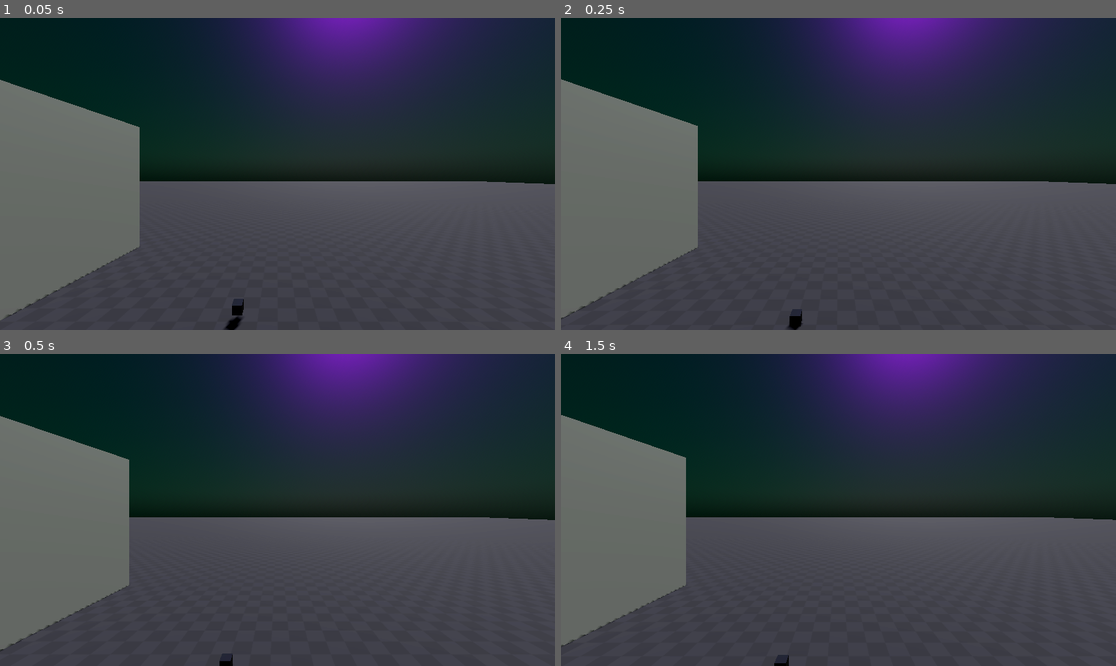
Above: before the commit, frames 1-4 (two rows, left to right).
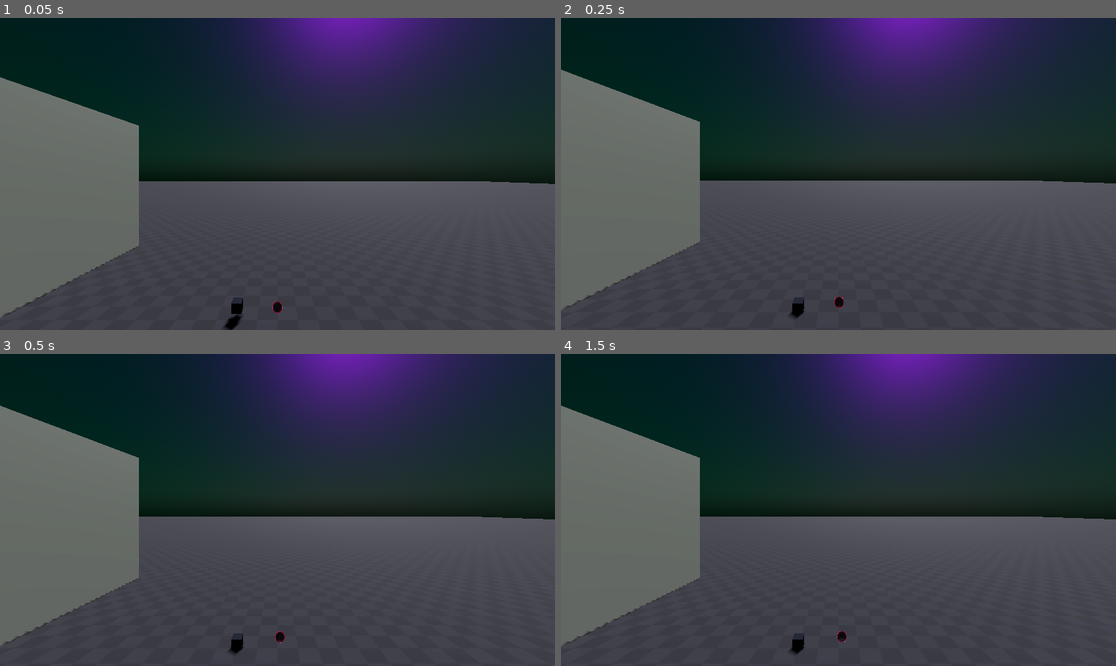
Above: after the commit, the same moments.

Repository: JD-The-65th/cyberbreak
Game: Godot game, scene res://levels/testing_environment.tscn
The game is run twice, just before and just after one commit, with the same random seed, the same clock (stepped at 60 frames per second) and the same inputs.
Inputs (mouse positions are in pixels of both pictures, inside the frame that each line leads up to):
- Up to frame 1 (0.05 s): no input
- Up to frame 2 (0.25 s): no input
- Up to frame 3 (0.5 s): no input
- Up to frame 4 (1.5 s): move the mouse to (960, 494) at 0.52 s; click (960, 494) at 0.67 s; tap Enter at 1.25 s; drag from (727, 525) to (810, 572) at 1.27 s

The runs differ from the first frame. In frame 1, 0.5% of the frame differs, in the area x 0-99%, y 18-100%; in frame 2, 1.6%; in frame 3, 1.9%; in frame 4, 2.0%, in the area x 0-100%, y 16-100%.
Error in both runs: Trying to assign value of type 'PinJoint3D' to a variable of type 'Generic6DOFJoint3D'. (res://components/GrabFunction.gd:4)

Commit message:
Move Joint

Diff:
--- a/levels/testing_environment.tscn
+++ b/levels/testing_environment.tscn
@@ -162,6 +162,7 @@
 shape = SubResource("ConcavePolygonShape3D_lbnb3")
 
 [node name="Joint" parent="." instance=ExtResource("13_1ycmv")]
+transform = Transform3D(1, 0, 0, 0, 1, 0, 0, 0, 1, 0, 0, -2.59452)
 
 [connection signal="body_entered" from="XROrigin3D/RightHand/GrabFunction/Area3D" to="XROrigin3D/RightHand/GrabFunction" method="_on_area_3d_body_entered"]
 [connection signal="body_exited" from="XROrigin3D/RightHand/GrabFunction/Area3D" to="XROrigin3D/RightHand/GrabFunction" method="_on_area_3d_body_exited"]
